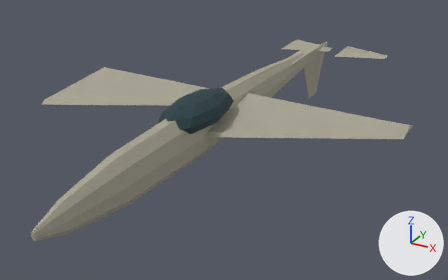
A saved change to the glTF model game/assets/units/mig29.glb.
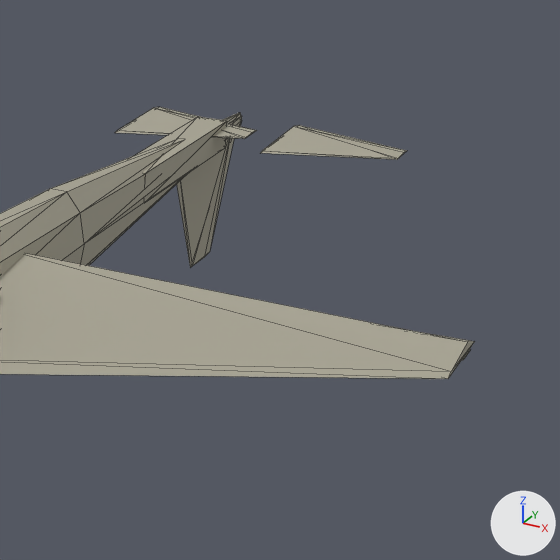
Old and new are each drawn whole from a 50 mm lens placed at (8.73, -16.36, 8.62), pointed at (-0.08, -0.35, 0.62) and again close up on the part from 53% to 99% of the width and 0% to 73% of the height. Every picture has the same lights, and +X, +Y and +Z are marked at lower right. The last two pictures show the newer version. The close-ups show mesh edges as thin lines. Where no turn or scale is listed for an object, it has been applied to the vertices.

Names of what the first close-up shows: 'Elevator_L', 'Elevator_R', 'Fuselage', 'Rudder', 'TailBoom', 'Wing_R'.
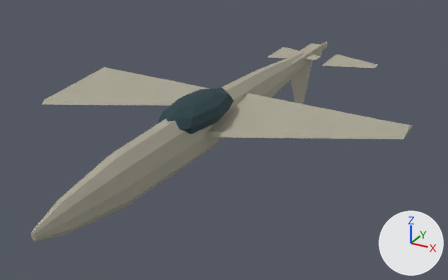
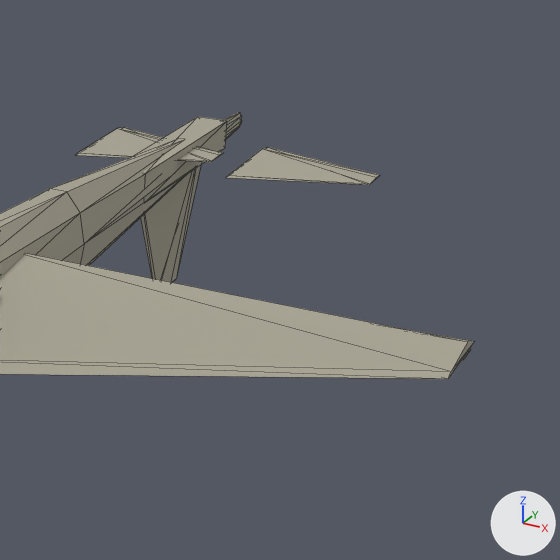
Location of each change, [x1, y1, x2, y2] in pixels of the close-ups (560 x 560 px):
```json
{"object": "Rudder", "change": "moved", "before": [177, 138, 234, 267], "after": [141, 165, 201, 282]}
{"object": "Elevator_R", "change": "moved", "before": [261, 125, 407, 159], "after": [226, 147, 380, 185]}
{"object": "Elevator_L", "change": "moved", "before": [115, 107, 257, 139], "after": [76, 127, 223, 162]}
```

The change, as JSON lines over the scene's bpy script:
```json
{"op": "set", "path": "ob_elevator_l.location", "old": "(-1.14, 7.27, 1.84)", "new": "(-1.14, 5.89, 1.84)"}
{"op": "set", "path": "ob_elevator_r.location", "old": "(1.14, 7.27, 1.84)", "new": "(1.14, 5.89, 1.84)"}
{"op": "set", "path": "ob_rudder.location", "old": "(0.0, 7.27, 1.75)", "new": "(0.0, 5.89, 1.75)"}
```
